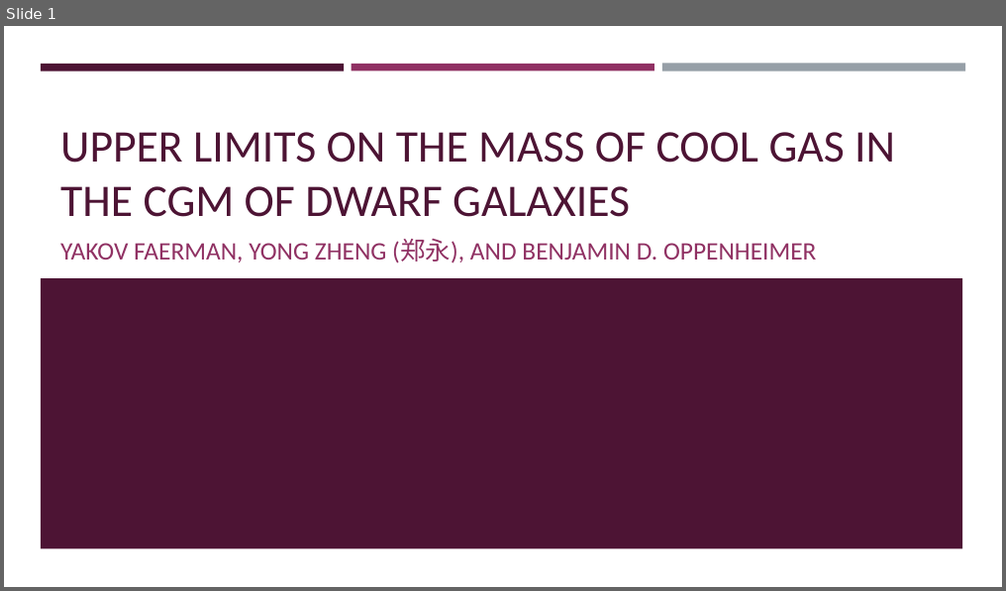
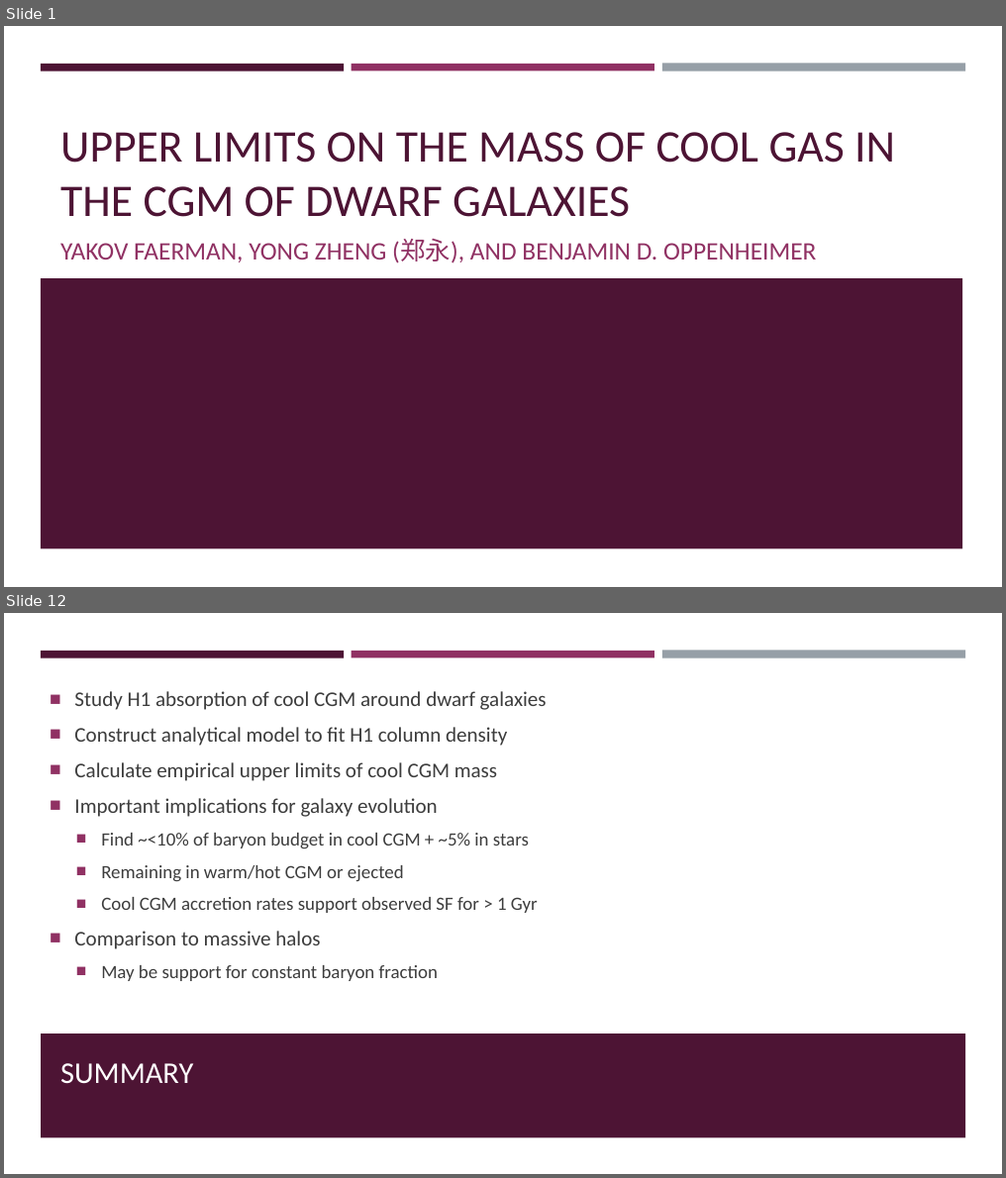
Before and after one commit to brockparker/Research, a slide deck: CGM/CGM_Group_20250204.pptx. Shown one above the other, each under a label of ours: slide 1 before the commit, slides 1 and 12 after it; the slides between them are not shown. The pictures are 1006x591 and 1006x1178 pixels, drawn with LibreOffice and Linux fonts; fonts in the diff are those of the drawing. Boxes give left, top, right and bottom in pixels: in the first picture for what was removed or moved away, otherwise in the second. Text is boxed around its words. In the diff, an @@ line names an element or a change of style, - is before the commit and + after.

```diff
--- a/CGM/CGM_Group_20250204.pptx
+++ b/CGM/CGM_Group_20250204.pptx
@@ slide 12 added at <box>4,613,1002,1174</box>, background #FFFFFF; not listed: 3 template elements that a slide beside it also shows @@
@@ text added at <box>74,691,547,981</box>, 16.5 pt, text #3D3D3D @@
+■ Study H1 absorption of cool CGM around dwarf galaxies
+■ Construct analytical model to fit H1 column density
+■ Calculate empirical upper limits of cool CGM mass
+■ Important implications for galaxy evolution
+  ■ Find ~<10% of baryon budget in cool CGM + ~5% in stars
+  ■ Remaining in warm/hot CGM or ejected
+  ■ Cool CGM accretion rates support observed SF for > 1 Gyr
+■ Comparison to massive halos
+  ■ May be support for constant baryon fraction
@@ rectangle added at <box>41,1034,965,1139</box>, fill #4D1434 @@
@@ title added at <box>60,1063,193,1084</box>, 24 pt, text #FFFFFF @@
+SUMMARY
```
Also in this commit, not shown: 14 other slides added, 9 slides removed, 1 other file.
